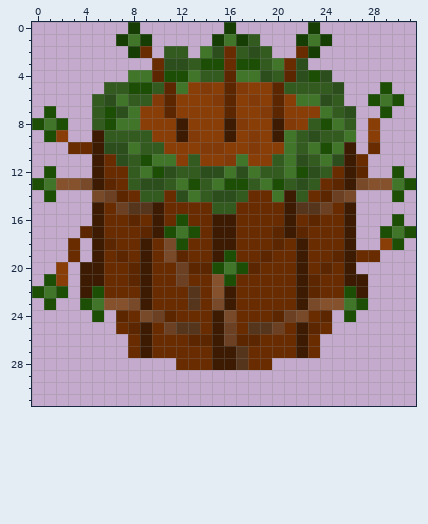
Pixel-art sprite -- Assets/Sprites/Towers/Twig Branch/Sprig Repeater.png. Above, as it was before the edit.
The file is 32x32 pixels. Colours within 5 levels of each other are drawn and written as one.
After the commit:
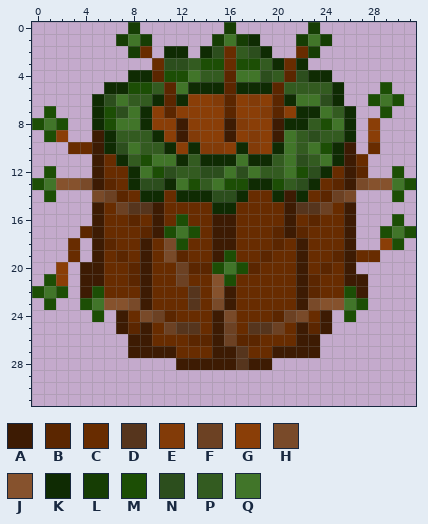
Palette (. is transparent): A #3d1b03  B #5b2600  C #682c00  D #56351d  E #823b08  F #6c4123  G #8a3e07  H #794a29  J #86522d  K #0f2b03  L #163d04  M #1c4e05  N #2c4e1d  P #335b20  Q #417529
What changed:
Changed rows in their new state; - is an unchanged pixel.
first column x 5:
 1 -------------K--------
 2 ------KK-K----K-------
 3 ---------------K-K----
 4 ---KK-------------KK--
 5 -KK-----KKK-KKK-----K-
 6 K----K-K--------K---K-
 7 K---K------------KK--K
 8 K---K-----------KK---K
 9 -K---K---------------K
10 -K----K-K---K--K----K-
11 --K----K-KKK-KK-----K-
12 ---K---------------K--
13 ---K--K------KK---K---
14 ----KK-KKK--K--K-K----
15 ----------KK----------
first column x 7:
24 A----------------A
25 A----------------A
26 -A--------------A-
27 -A-AA--------AA-A-
28 -----AAA---AA-----
Where, in picture pixels (left, top, right, bottom), the same in both pictures:
changed: (92, 34, 356, 214)
changed: (116, 310, 212, 370)
changed: (248, 310, 332, 370)
